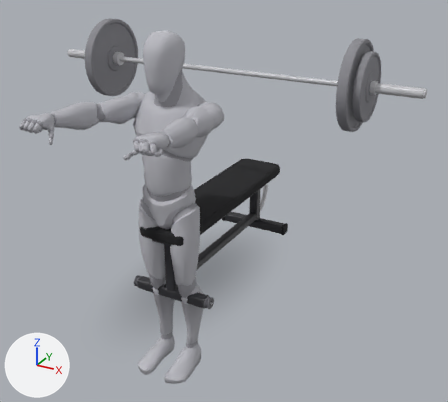
What one commit did to the glTF model app/src/main/assets/mannequins/close_grip_bench_press.glb.
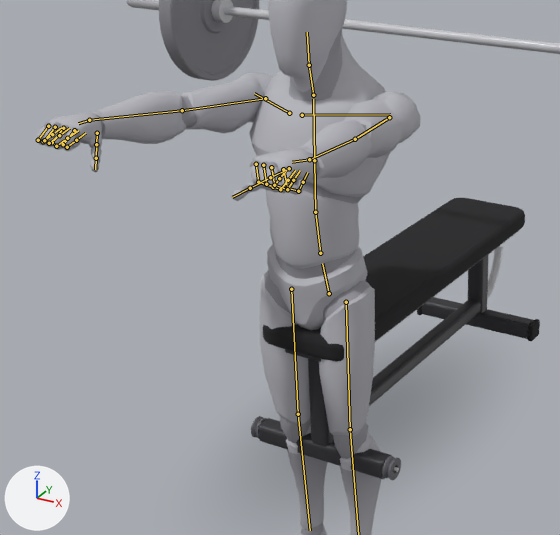
There are two pictures of each version: one whole from a 50 mm lens placed at (1.64, -2.75, 1.84), pointed at (0.14, -0.02, 0.47), one close up on the part from 0% to 67% of the width and 13% to 84% of the height. Lighting does not change. The marker at lower left points along +X, +Y and +Z. The first two pictures are the older version. Both versions are drawn at frame 0 of the action 'lowering'; the numbers are the values there. The bones that change, and the others that lie on the model, are drawn over the model as lines in the close-ups.

Objects in the first close-up: 'barbell_0', 'barbell_4', 'bench_1', 'bench_14', 'bench_3', 'bench_4', 'bench_6', 'bench_7', 'body', 'body_1' and 7 more.
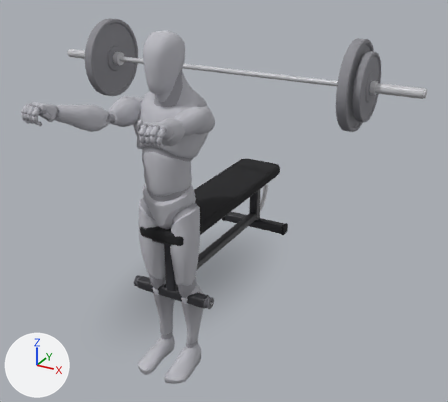
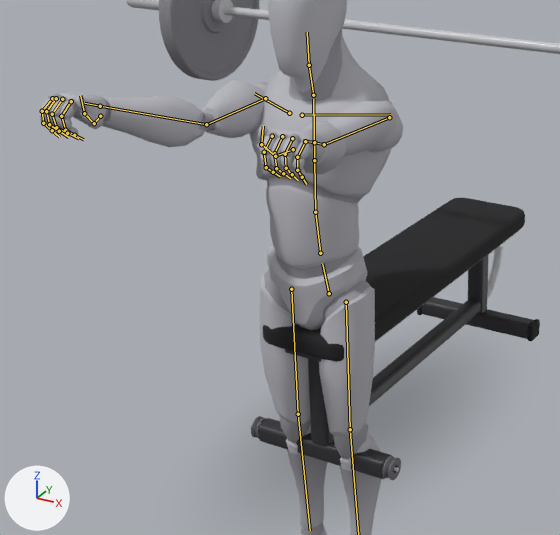
Pixel boxes (x1, y1, x2, y2) of what changed, in the close-ups (560 x 535 px):
'body', posed
    before: (37, 0, 421, 535)
    after: (39, 0, 403, 535)
'body_1', posed
    before: (37, 28, 370, 535)
    after: (40, 28, 370, 535)
bone 'upperarm_l', root to tip
    before: (389, 117) to (355, 139)
    after: (389, 117) to (324, 144)
bone 'lowerarm_l', root to tip
    before: (355, 139) to (309, 159)
    after: (324, 144) to (314, 142)
bone 'index_01_l', root to tip
    before: (256, 164) to (258, 182)
    after: (272, 136) to (264, 152)
bone 'index_02_l', root to tip
    before: (258, 182) to (273, 187)
    after: (264, 152) to (266, 167)
bone 'index_03_l', root to tip
    before: (273, 187) to (279, 178)
    after: (266, 167) to (273, 172)
bone 'middle_01_l', root to tip
    before: (263, 165) to (266, 184)
    after: (282, 136) to (274, 153)
bone 'middle_02_l', root to tip
    before: (266, 184) to (280, 189)
    after: (274, 153) to (276, 168)
bone 'middle_03_l', root to tip
    before: (280, 189) to (288, 180)
    after: (276, 168) to (283, 173)
bone 'pinky_01_l', root to tip
    before: (283, 169) to (287, 188)
    after: (305, 141) to (297, 157)
bone 'pinky_02_l', root to tip
    before: (287, 188) to (298, 191)
    after: (297, 157) to (297, 170)
bone 'pinky_03_l', root to tip
    before: (298, 191) to (303, 182)
    after: (297, 170) to (302, 177)
bone 'ring_01_l', root to tip
    before: (271, 167) to (274, 185)
    after: (292, 138) to (285, 154)
bone 'ring_02_l', root to tip
    before: (274, 185) to (287, 189)
    after: (285, 154) to (286, 168)
bone 'ring_03_l', root to tip
    before: (287, 189) to (293, 180)
    after: (286, 168) to (292, 174)
bone 'thumb_02_l', root to tip
    before: (270, 177) to (250, 188)
    after: (275, 156) to (261, 144)
bone 'thumb_03_l', root to tip
    before: (250, 188) to (232, 197)
    after: (261, 144) to (263, 126)
bone 'upperarm_r', root to tip
    before: (265, 98) to (182, 110)
    after: (265, 98) to (206, 124)
bone 'lowerarm_r', root to tip
    before: (182, 110) to (89, 120)
    after: (206, 124) to (100, 106)
bone 'index_01_r', root to tip
    before: (74, 130) to (63, 144)
    after: (71, 101) to (61, 116)
bone 'index_02_r', root to tip
    before: (63, 144) to (67, 147)
    after: (61, 116) to (65, 130)
bone 'index_03_r', root to tip
    before: (67, 147) to (76, 140)
    after: (65, 130) to (74, 135)
bone 'middle_01_r', root to tip
    before: (63, 128) to (52, 142)
    after: (62, 99) to (52, 114)
bone 'middle_02_r', root to tip
    before: (52, 142) to (56, 146)
    after: (52, 114) to (56, 127)
bone 'middle_03_r', root to tip
    before: (56, 146) to (67, 138)
    after: (56, 127) to (67, 133)
bone 'pinky_01_r', root to tip
    before: (48, 126) to (38, 140)
    after: (52, 98) to (42, 111)
bone 'pinky_02_r', root to tip
    before: (38, 140) to (43, 141)
    after: (42, 111) to (43, 123)
bone 'pinky_03_r', root to tip
    before: (43, 141) to (52, 134)
    after: (43, 123) to (52, 130)
bone 'ring_01_r', root to tip
    before: (55, 127) to (44, 140)
    after: (56, 98) to (46, 111)
bone 'ring_02_r', root to tip
    before: (44, 140) to (49, 143)
    after: (46, 111) to (49, 124)
bone 'ring_03_r', root to tip
    before: (49, 143) to (59, 135)
    after: (49, 124) to (59, 131)
bone 'thumb_02_r', root to tip
    before: (96, 144) to (96, 158)
    after: (94, 123) to (84, 113)
bone 'thumb_03_r', root to tip
    before: (96, 158) to (95, 169)
    after: (84, 113) to (80, 95)

The change in detail:
Bone 'upperarm_l' (bone_upperarm_l) turns from (87, -13, -53) to (86, 3, -150) degrees about its own x, y and z.
Bone 'lowerarm_l' (bone_lowerarm_l) turns from (1, 52, 1) to (-41, 152, -22) degrees about its own x, y and z.
Bone 'index_01_l' (bone_index_01_l) turns from (57, 20, -36) to (58, 0, 0) degrees about its own x, y and z.
Bone 'index_02_l' (bone_index_02_l) turns from (60, 23, -38) to (62, 0, 0) degrees about its own x, y and z.
Bone 'index_03_l' (bone_index_03_l) turns from (45, 13, -30) to (45, 0, 0) degrees about its own x, y and z.
Bone 'middle_01_l' (bone_middle_01_l) turns from (56, 20, -36) to (58, 0, 0) degrees about its own x, y and z.
Bone 'middle_02_l' (bone_middle_02_l) turns from (60, 22, -38) to (62, 0, 0) degrees about its own x, y and z.
Bone 'middle_03_l' (bone_middle_03_l) turns from (45, 13, -30) to (45, 0, 0) degrees about its own x, y and z.
Bone 'pinky_01_l' (bone_pinky_01_l) turns from (58, 21, -37) to (53, 0, 0) degrees about its own x, y and z.
Bone 'pinky_02_l' (bone_pinky_02_l) turns from (62, 24, -38) to (57, 0, 0) degrees about its own x, y and z.
Bone 'pinky_03_l' (bone_pinky_03_l) turns from (47, 14, -31) to (42, 0, 0) degrees about its own x, y and z.
Bone 'ring_01_l' (bone_ring_01_l) turns from (57, 20, -36) to (56, 0, 0) degrees about its own x, y and z.
Bone 'ring_02_l' (bone_ring_02_l) turns from (61, 23, -38) to (60, 0, 0) degrees about its own x, y and z.
Bone 'ring_03_l' (bone_ring_03_l) turns from (46, 13, -30) to (44, 0, 0) degrees about its own x, y and z.
Bone 'thumb_02_l' (bone_thumb_02_l) turns from (0, 0, 0) to (3, 2, -50) degrees about its own x, y and z.
Bone 'thumb_03_l' (bone_thumb_03_l) turns from (0, 0, 0) to (3, 2, -50) degrees about its own x, y and z.
Bone 'upperarm_r' (bone_upperarm_r) turns from (87, 13, 53) to (86, -3, 150) degrees about its own x, y and z.
Bone 'lowerarm_r' (bone_lowerarm_r) turns from (1, -52, -1) to (-41, -152, 22) degrees about its own x, y and z.
Bone 'index_01_r' (bone_index_01_r) turns from (57, -20, 36) to (58, 0, 0) degrees about its own x, y and z.
Bone 'index_02_r' (bone_index_02_r) turns from (60, -23, 38) to (62, 0, 0) degrees about its own x, y and z.
Bone 'index_03_r' (bone_index_03_r) turns from (45, -13, 30) to (45, 0, 0) degrees about its own x, y and z.
Bone 'middle_01_r' (bone_middle_01_r) turns from (56, -20, 36) to (58, 0, 0) degrees about its own x, y and z.
Bone 'middle_02_r' (bone_middle_02_r) turns from (60, -22, 38) to (62, 0, 0) degrees about its own x, y and z.
Bone 'middle_03_r' (bone_middle_03_r) turns from (45, -13, 30) to (45, 0, 0) degrees about its own x, y and z.
Bone 'pinky_01_r' (bone_pinky_01_r) turns from (58, -21, 37) to (53, 0, 0) degrees about its own x, y and z.
Bone 'pinky_02_r' (bone_pinky_02_r) turns from (62, -24, 38) to (57, 0, 0) degrees about its own x, y and z.
Bone 'pinky_03_r' (bone_pinky_03_r) turns from (47, -14, 31) to (42, 0, 0) degrees about its own x, y and z.
Bone 'ring_01_r' (bone_ring_01_r) turns from (57, -20, 36) to (56, 0, 0) degrees about its own x, y and z.
Bone 'ring_02_r' (bone_ring_02_r) turns from (61, -23, 38) to (60, 0, 0) degrees about its own x, y and z.
Bone 'ring_03_r' (bone_ring_03_r) turns from (46, -13, 30) to (44, 0, 0) degrees about its own x, y and z.
Bone 'thumb_02_r' (bone_thumb_02_r) turns from (0, 0, 0) to (3, -2, 50) degrees about its own x, y and z.
Bone 'thumb_03_r' (bone_thumb_03_r) turns from (0, 0, 0) to (3, -2, 50) degrees about its own x, y and z.
